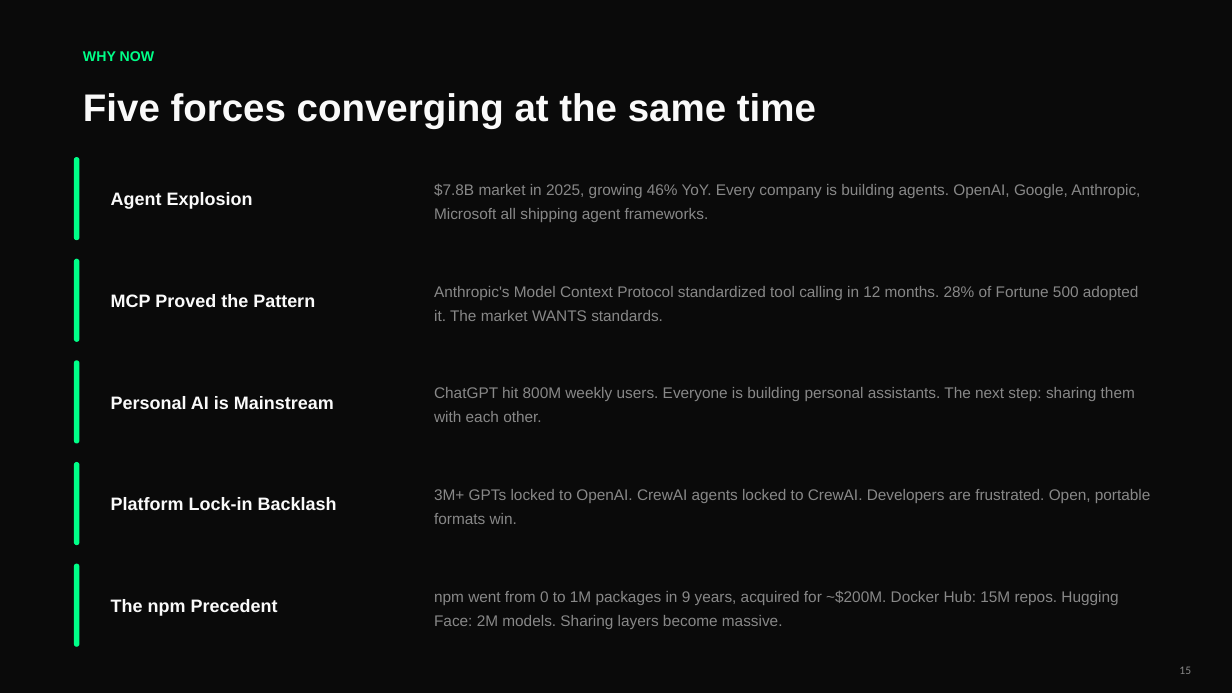
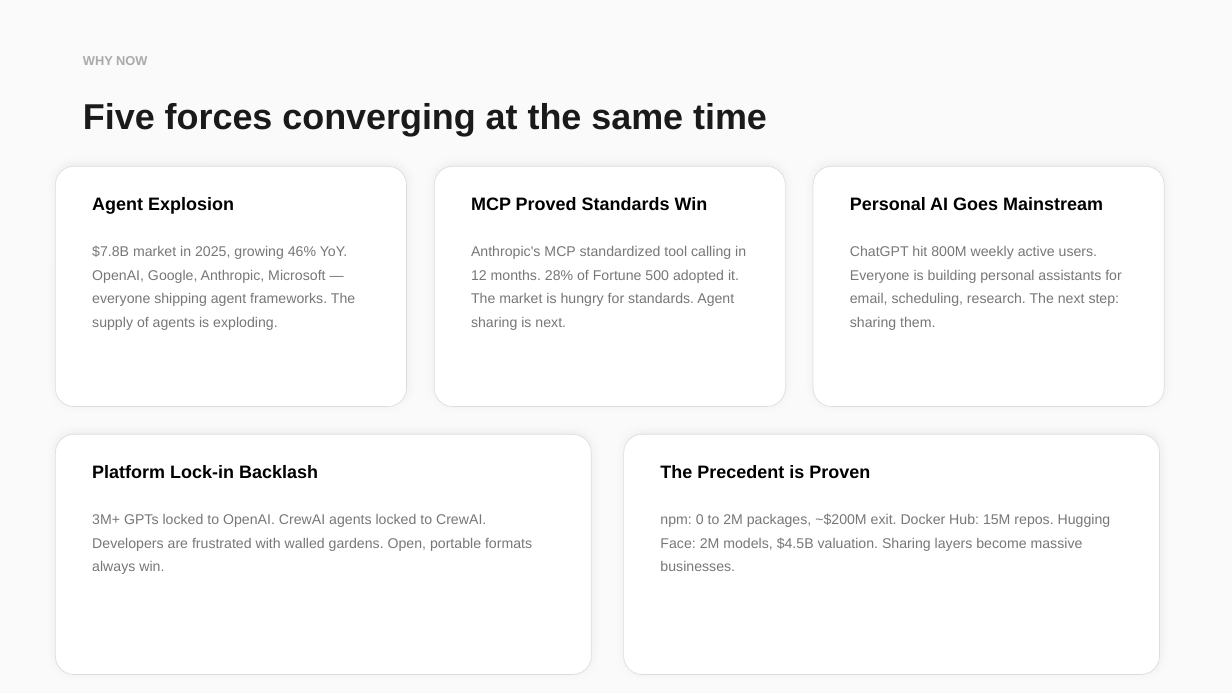
Before and after one commit to piyushhhxyz/AgentsOnAir, a slide deck: slide 15 of pitch-deck/AgentOnAir-Pitch.pptx. Drawn at 1232x693 pixels with LibreOffice and Linux fonts; fonts in the diff are those of the drawing. Boxes give left, top, right and bottom in pixels: in the first picture for what was removed or moved away, otherwise in the second. Text is boxed around its words. In the diff, an @@ line names an element or a change of style, - is before the commit and + after.

Commit message:
Rebuild pitch deck: light theme, monochromatic, bento layout, 21 slides
Complete redesign with:
- Light off-white background, monochromatic black/gray palette
- Bento grid layouts with rounded cards and subtle shadows
- 4 section dividers (black bg) for the user's 4 key questions
- Personal assistant narrative front and center (email agent story)
- Deep research with citations: MarketsandMarkets, Stack Overflow 2025,
  PwC, Gartner, npm/Docker/HuggingFace precedents
- Route to first 100 users playbook
- Business model with MRR projections
- Competitive landscape table
- 21 slides total, 488KB

```diff
--- a/pitch-deck/AgentOnAir-Pitch.pptx
+++ b/pitch-deck/AgentOnAir-Pitch.pptx
@@ background #0A0A0A to #FAFAFA @@
@@ text "WHY NOW" at [83, 56, 147, 65]: size 11 to 10 pt, text colour #00FF88 to #AAAAAA @@
@@ text "Five forces converging at the ...": place and size @@
-text "Five forces converging at the ..." at [83, 93, 816, 129]
+text "Five forces converging at the ..." at [83, 103, 767, 136]
@@ text "Five forces converging at the ..." at [83, 103, 767, 136]: size 30 to 28 pt, text colour #FAFAFA to #1A1A1A @@
@@ rounded rectangle added at [55, 166, 407, 407], fill #FFFFFF, outline #DDDDDD 0.5 pt @@
@@ rounded rectangle removed at [74, 157, 79, 240] @@
@@ rounded rectangle added at [434, 166, 786, 407], fill #FFFFFF, outline #DDDDDD 0.5 pt @@
@@ rounded rectangle added at [813, 166, 1165, 407], fill #FFFFFF, outline #DDDDDD 0.5 pt @@
@@ text "Agent Explosion": place and size @@
-text "Agent Explosion" at [111, 192, 253, 209]
+text "Agent Explosion" at [92, 197, 234, 214]
@@ text "Agent Explosion" at [92, 197, 234, 214]: text colour #FAFAFA to #000000 @@
@@ text at [471, 197, 708, 211]: text changed; text colour #FAFAFA to #000000 @@
-MCP Proved the Pattern
+MCP Proved Standards Win
@@ text at [850, 197, 1103, 210]: text changed; text colour #FAFAFA to #000000 @@
-Personal AI is Mainstream
+Personal AI Goes Mainstream
@@ vertical alignment middle to top in 5 elements at [92, 514, 532, 574], [660, 513, 1111, 571], [471, 246, 746, 330], [850, 246, 1121, 330], [92, 246, 355, 330] @@
@@ rounded rectangle removed at [74, 259, 79, 342] @@
@@ text at [92, 246, 355, 330]: text changed; size 12 to 11 pt; text colour #888888 to #777777 @@
-$7.8B market in 2025, growing 46% YoY. Every company is building agents. OpenAI, Google, Anthropic, Microsoft all shipping agent frameworks.
+$7.8B market in 2025, growing 46% YoY. OpenAI, Google, Anthropic, Microsoft — everyone shipping agent frameworks. The supply of agents is exploding.
@@ text at [471, 246, 746, 330]: text changed; size 12 to 11 pt; text colour #888888 to #777777 @@
-Anthropic's Model Context Protocol standardized tool calling in 12 months. 28% of Fortune 500 adopted it. The market WANTS standards.
+Anthropic's MCP standardized tool calling in 12 months. 28% of Fortune 500 adopted it. The market is hungry for standards. Agent sharing is next.
@@ text at [850, 246, 1121, 330]: text changed; size 12 to 11 pt; text colour #888888 to #777777 @@
-ChatGPT hit 800M weekly users. Everyone is building personal assistants. The next step: sharing them with each other.
+ChatGPT hit 800M weekly active users. Everyone is building personal assistants for email, scheduling, research. The next step: sharing them.
@@ rounded rectangle removed at [74, 360, 79, 444] @@
@@ rounded rectangle added at [55, 434, 592, 675], fill #FFFFFF, outline #DDDDDD 0.5 pt @@
@@ rounded rectangle added at [624, 434, 1160, 675], fill #FFFFFF, outline #DDDDDD 0.5 pt @@
@@ rounded rectangle removed at [74, 462, 79, 545] @@
@@ text "Platform Lock-in Backlash" at [92, 465, 318, 478]: text colour #FAFAFA to #000000 @@
@@ text "Platform Lock-in Backlash": place and size @@
-text "Platform Lock-in Backlash" at [111, 497, 337, 510]
+text "Platform Lock-in Backlash" at [92, 465, 318, 478]
@@ text at [660, 465, 870, 478]: text changed; text colour #FAFAFA to #000000 @@
-The npm Precedent
+The Precedent is Proven
@@ text at [92, 514, 532, 574]: text changed; size 12 to 11 pt; text colour #888888 to #777777 @@
-3M+ GPTs locked to OpenAI. CrewAI agents locked to CrewAI. Developers are frustrated. Open, portable formats win.
+3M+ GPTs locked to OpenAI. CrewAI agents locked to CrewAI. Developers are frustrated with walled gardens. Open, portable formats always win.
@@ text at [660, 513, 1111, 571]: text changed; size 12 to 11 pt; text colour #888888 to #777777 @@
-npm went from 0 to 1M packages in 9 years, acquired for ~$200M. Docker Hub: 15M repos. Hugging Face: 2M models. Sharing layers become massive.
+npm: 0 to 2M packages, ~$200M exit. Docker Hub: 15M repos. Hugging Face: 2M models, $4.5B valuation. Sharing layers become massive businesses.
@@ rounded rectangle removed at [74, 564, 79, 647] @@
@@ page number removed at [1179, 666, 1191, 674] @@
-15
```
Also in this commit, not shown: 17 other slides changed, 3 slides added, 4 slides removed.
